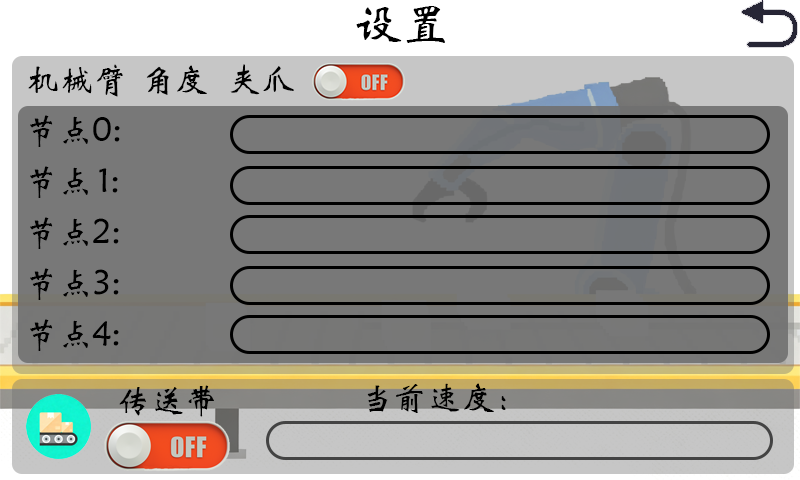
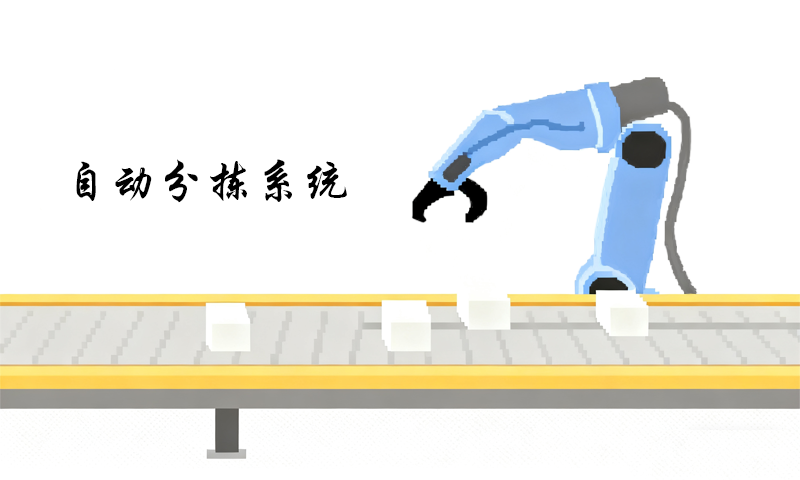
Layers edited between the first and the second w=800, h=480 image:
hid group "设置" (1st of 2) (44 layers) over [12, 0, 798, 474]
showed group "首页" (2 layers) over [12, 0, 798, 474]
